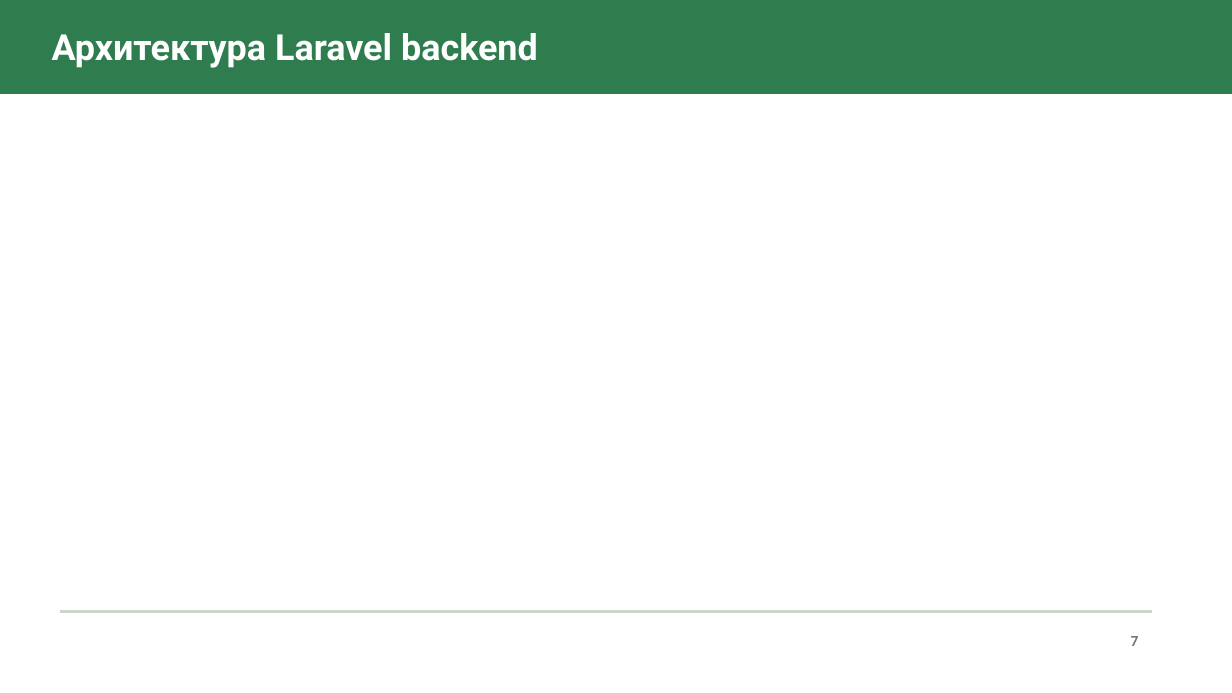
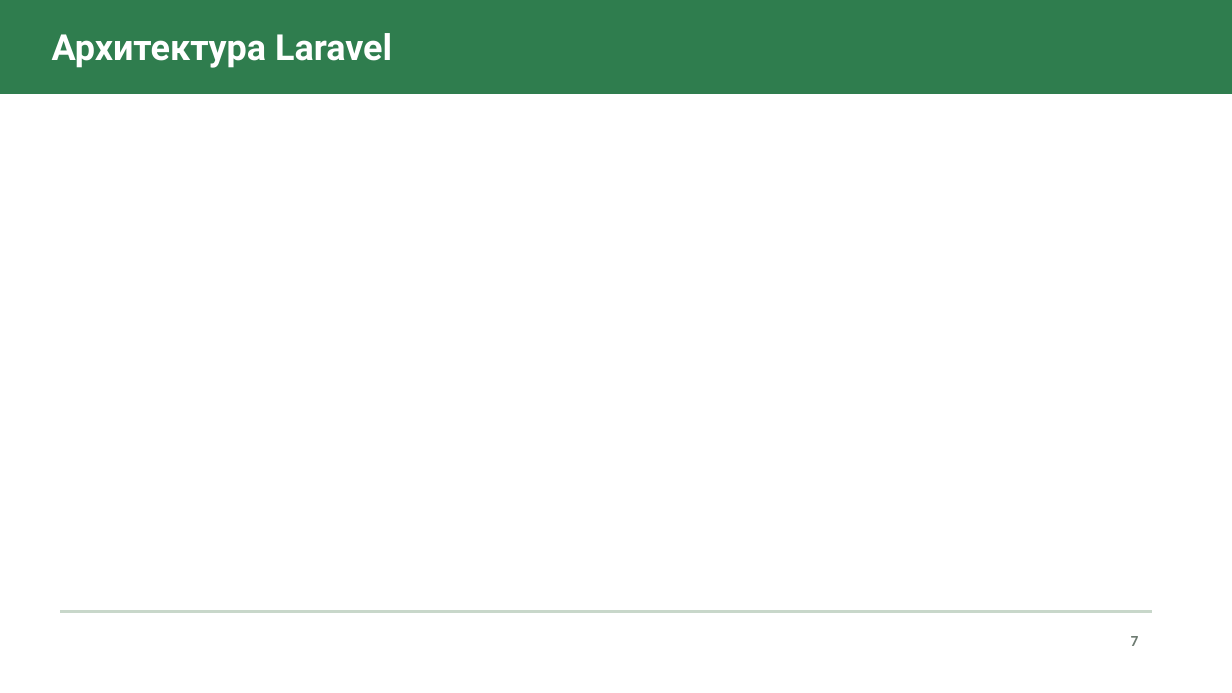
Before and after one commit to yourassarered/plantAssistant, a slide deck: slide 8 of Пояснительная записка/Защитная презентация.pptx. Drawn at 1232x693 pixels with LibreOffice and Linux fonts; fonts in the diff are those of the drawing. Boxes give left, top, right and bottom in pixels: in the first picture for what was removed or moved away, otherwise in the second. Text is boxed around its words. In the diff, an @@ line names an element or a change of style, - is before the commit and + after.

```diff
--- a/Пояснительная записка/Защитная презентация.pptx
+++ b/Пояснительная записка/Защитная презентация.pptx
@@ text at (52,33,392,68): text changed @@
-Архитектура Laravel backend
+Архитектура Laravel
```
Also in this commit, not shown: 4 other slides changed.
